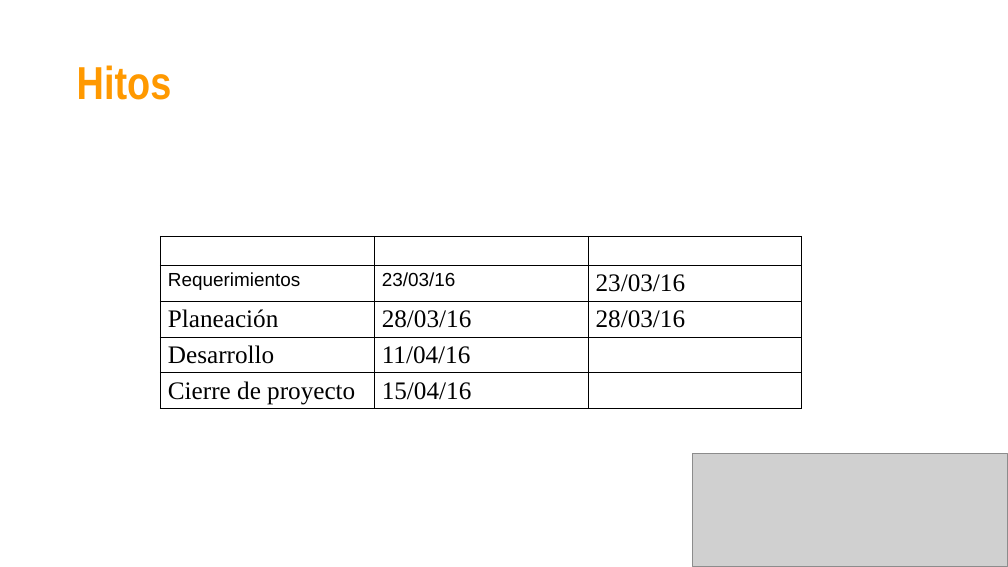
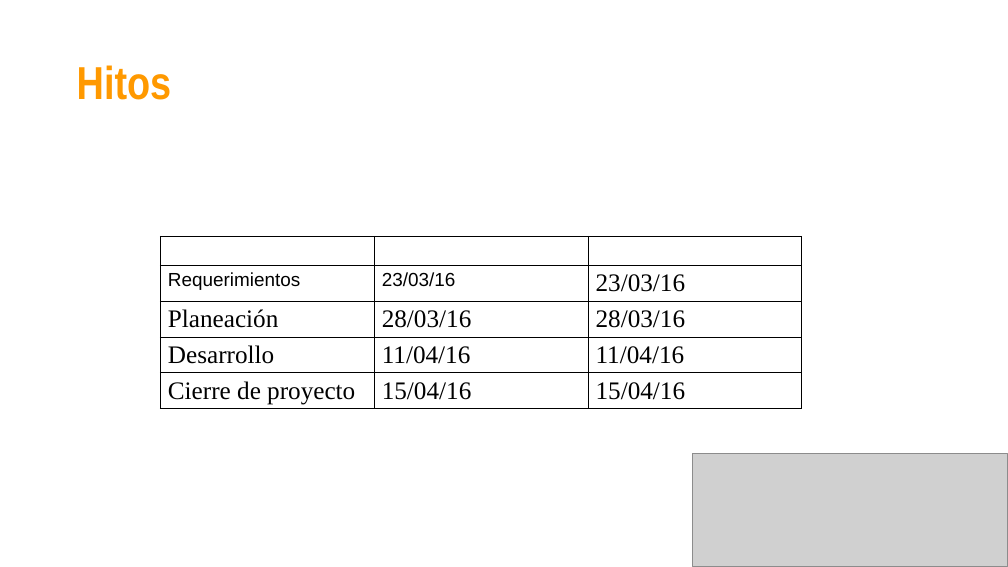
Before and after one commit to jovannyzepeda/Bisoltec, a slide deck: slide 5 of Proyectos/Viaticos/02. Planeación/Viaticos-KickOff.pptx. Drawn at 1008x567 pixels with LibreOffice and Linux fonts; fonts in the diff are those of the drawing; grey boxes stand for pictures. Boxes give left, top, right and bottom in pixels: in the first picture for what was removed or moved away, otherwise in the second. Text is boxed around its words. In the diff, an @@ line names an element or a change of style, - is before the commit and + after.

```diff
--- a/Proyectos/Viaticos/02. Planeación/Viaticos-KickOff.pptx
+++ b/Proyectos/Viaticos/02. Planeación/Viaticos-KickOff.pptx
@@ table at bbox=[160, 237, 802, 409] @@
-row 4, column 3: 
+row 4, column 3: 11/04/16
-row 5, column 3: 
+row 5, column 3: 15/04/16
```
Also in this commit, not shown: 3 other slides changed, 2 other files.
